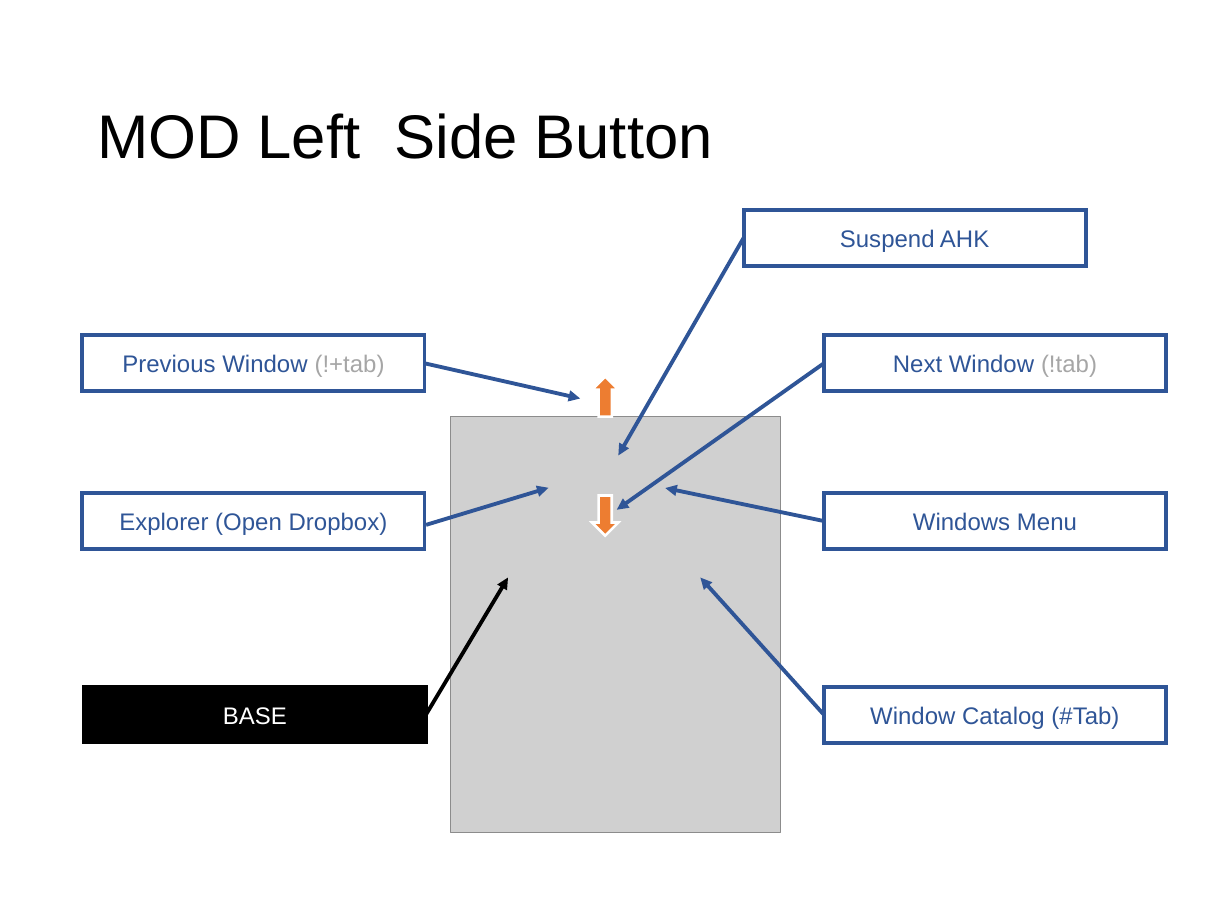
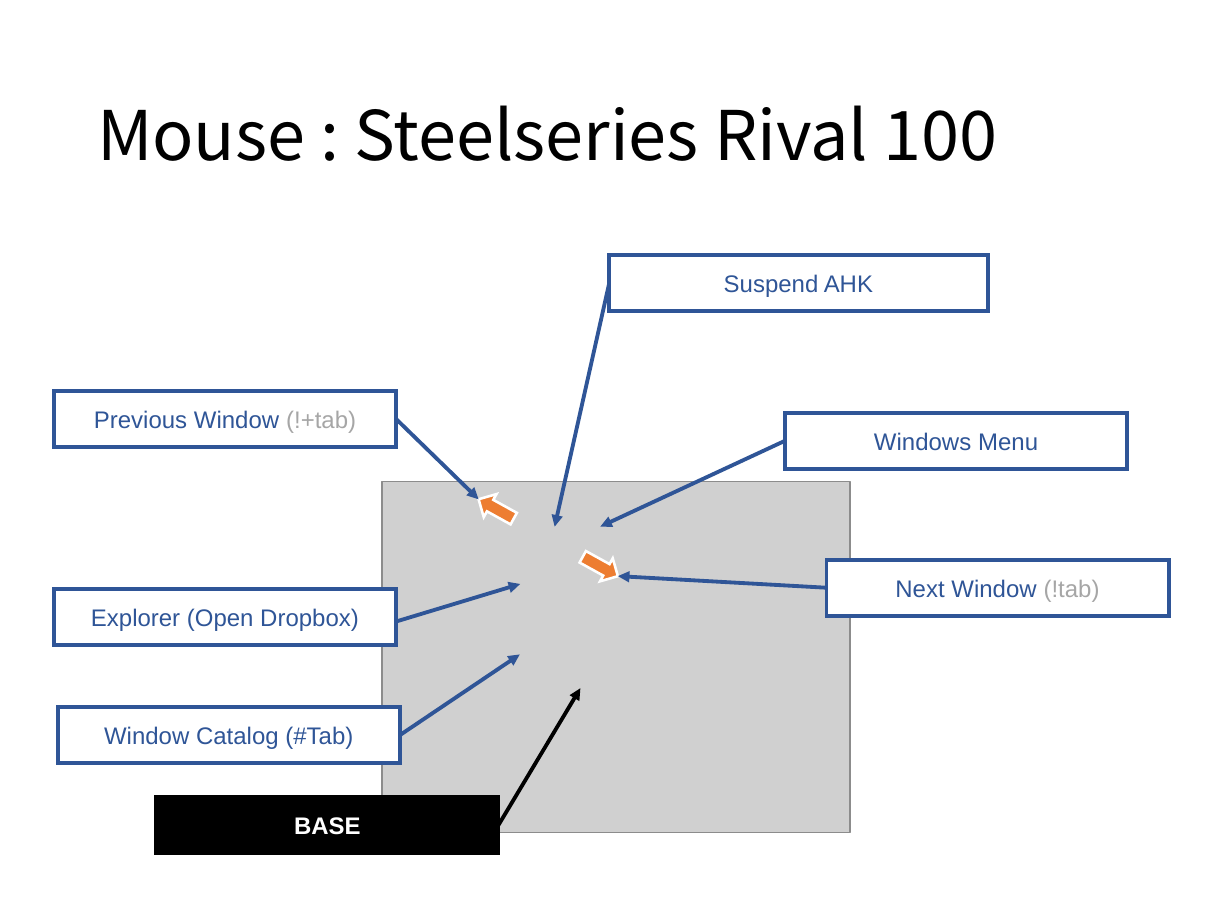
Before and after one commit to ittooo66/myAHK, a slide deck: slide 15 of MANUAL.pptx (slide 16 before the commit). Drawn at 1232x924 pixels with LibreOffice and Linux fonts; fonts in the diff are those of the drawing; grey boxes stand for pictures. Boxes give left, top, right and bottom in pixels: in the first picture for what was removed or moved away, otherwise in the second. Text is boxed around its words. In the diff, an @@ line names an element or a change of style, - is before the commit and + after.

```diff
--- a/MANUAL.pptx
+++ b/MANUAL.pptx
@@ title at [97,105,998,161]: text changed; size 36 to 40 pt; font Arial to Noto Sans CJK JP @@
-MOD Left Side Button
+Mouse : Steelseries Rival 100
@@ rectangle "Suspend AHK": place and size @@
-rectangle "Suspend AHK" at [744,209,1087,265]
+rectangle "Suspend AHK" at [610,255,988,310]
@@ arrow moved from (744, 238) - (618, 456) to (610, 283) - (554, 526) @@
@@ rectangle "Previous Window (!+tab)": place and size @@
-rectangle "Previous Window (!+tab)" at [83,335,425,391]
+rectangle "Previous Window (!+tab)" at [54,391,397,446]
@@ arrow moved from (425, 363) - (580, 398) to (397, 419) - (478, 499) @@
@@ rectangle "Windows Menu": place and size @@
-rectangle "Windows Menu" at [824,493,1167,548]
+rectangle "Windows Menu" at [785,413,1127,468]
@@ arrow moved from (824, 363) - (617, 510) to (785, 441) - (600, 526) @@
@@ picture: place and size @@
-picture at [451,416,780,832]
+picture at [382,482,850,833]
@@ down arrow at [472,488,520,531]: rotation 180 to 118 degrees @@
@@ down arrow at [577,545,625,587]: rotation 0 to 298 degrees @@
@@ rectangle "Next Window (!tab)": place and size @@
-rectangle "Next Window (!tab)" at [824,335,1167,391]
+rectangle "Next Window (!tab)" at [827,559,1169,615]
@@ rectangle "Explorer (Open Dropbox)": place and size @@
-rectangle "Explorer (Open Dropbox)" at [83,493,425,548]
+rectangle "Explorer (Open Dropbox)" at [54,589,397,644]
@@ arrow moved from (426, 525) - (548, 488) to (398, 621) - (520, 584) @@
@@ arrow moved from (824, 521) - (665, 488) to (827, 588) - (618, 577) @@
@@ arrow removed from (824, 715) to (701, 578) @@
@@ arrow added from (400, 736) to (520, 654), #2F5597 2.25 pt @@
@@ arrow moved from (426, 715) - (508, 578) to (499, 825) - (580, 689) @@
@@ rectangle "Window Catalog (#Tab)": place and size @@
-rectangle "Window Catalog (#Tab)" at [824,686,1167,742]
+rectangle "Window Catalog (#Tab)" at [58,707,400,763]
@@ rectangle "BASE": place and size @@
-rectangle "BASE" at [84,686,426,742]
+rectangle "BASE" at [156,797,499,853]
@@ rectangle "BASE" at [156,797,499,853]: bold on @@
```
Also in this commit, not shown: 6 other slides changed.
